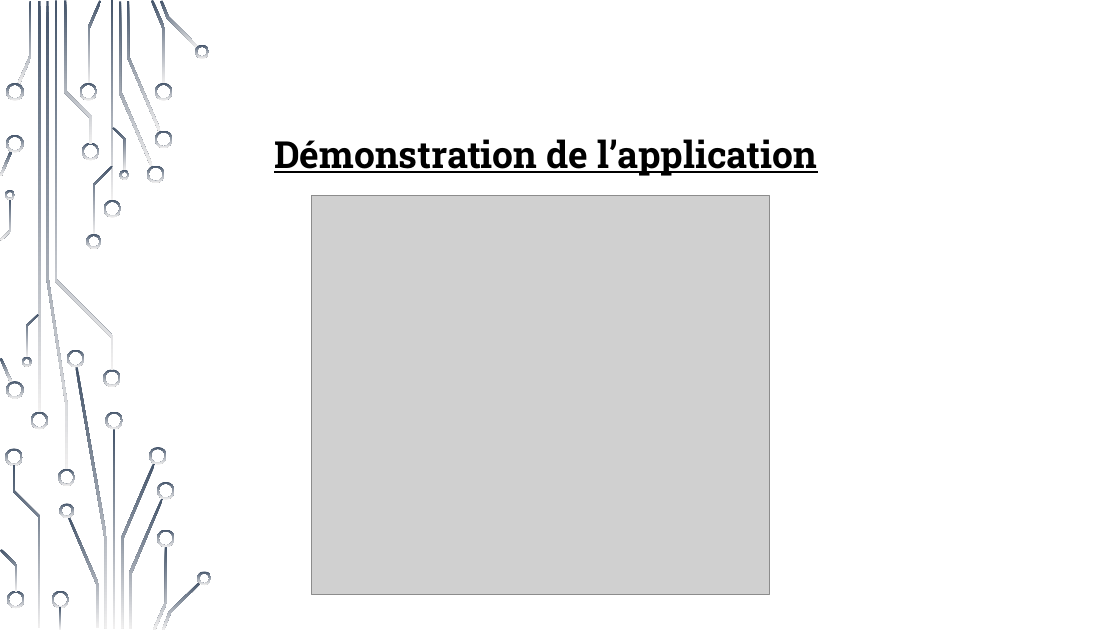
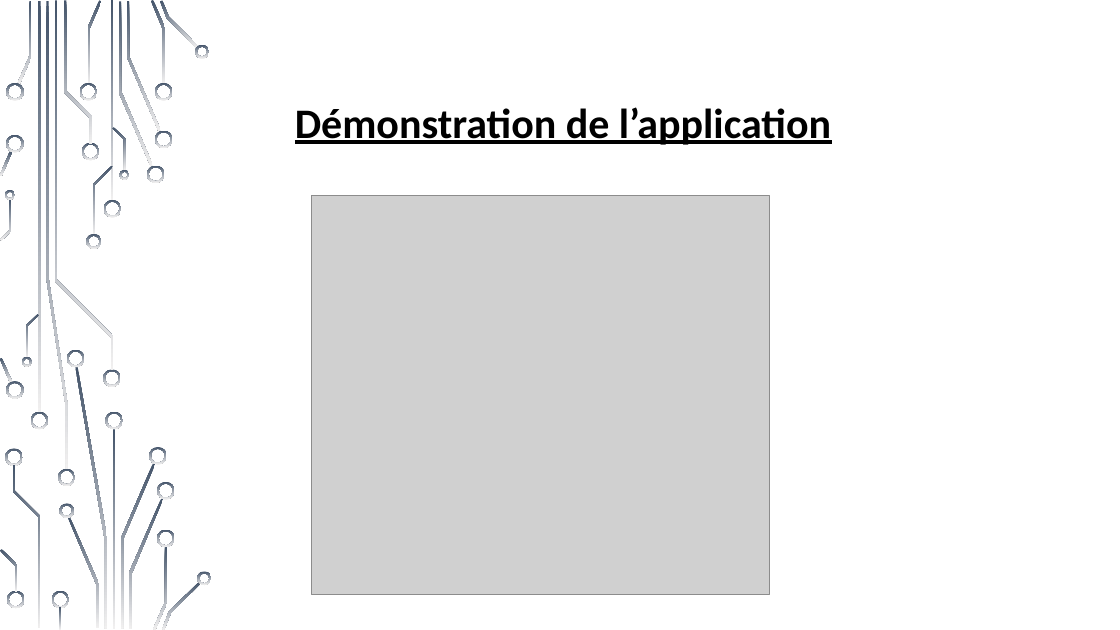
Before and after one commit to Holyz1988/PROJET1-ASP.NET, a slide deck: slide 6 of Présentation_demo_projet.pptx. Drawn at 1120x630 pixels with LibreOffice and Linux fonts; fonts in the diff are those of the drawing; grey boxes stand for pictures; background and template pictures are left out. Boxes give left, top, right and bottom in pixels: in the first picture for what was removed or moved away, otherwise in the second. Text is boxed around its words. In the diff, an @@ line names an element or a change of style, - is before the commit and + after.

```diff
--- a/Présentation_demo_projet.pptx
+++ b/Présentation_demo_projet.pptx
@@ text "Démonstration de l’application": place and size @@
-text "Démonstration de l’application" at [274,139,817,176]
+text "Démonstration de l’application" at [295,107,831,145]
@@ text "Démonstration de l’application" at [295,107,831,145]: size 32 to 36 pt, font Roboto Slab to Calibri @@
```
Also in this commit, not shown: 5 other slides changed, 2 slides added, 1 slide removed.
